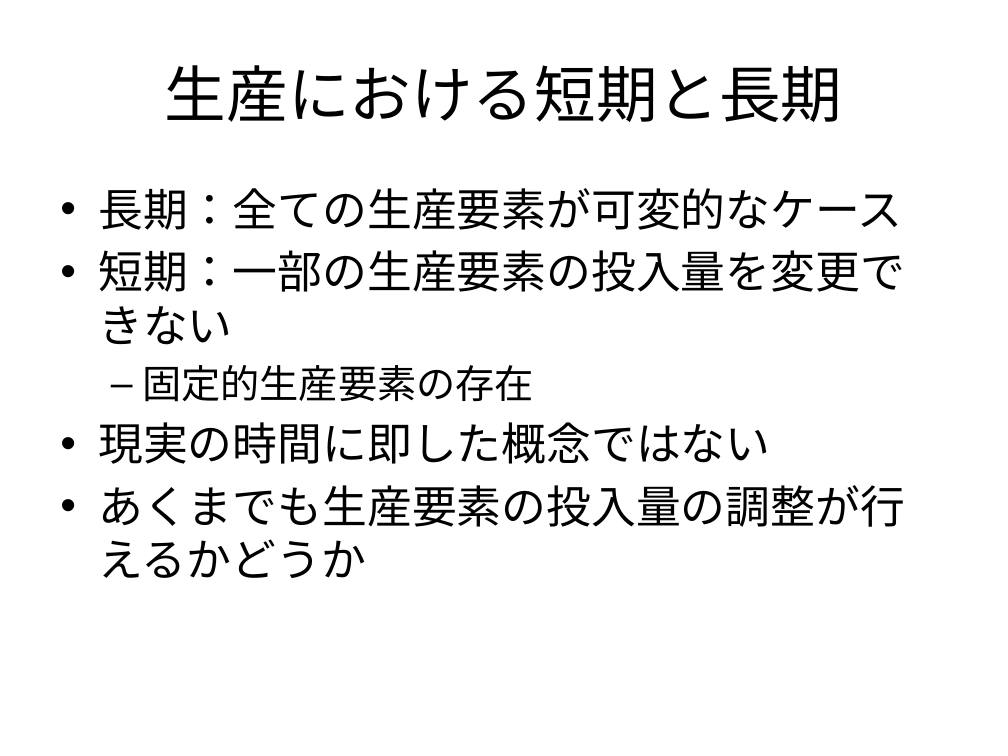
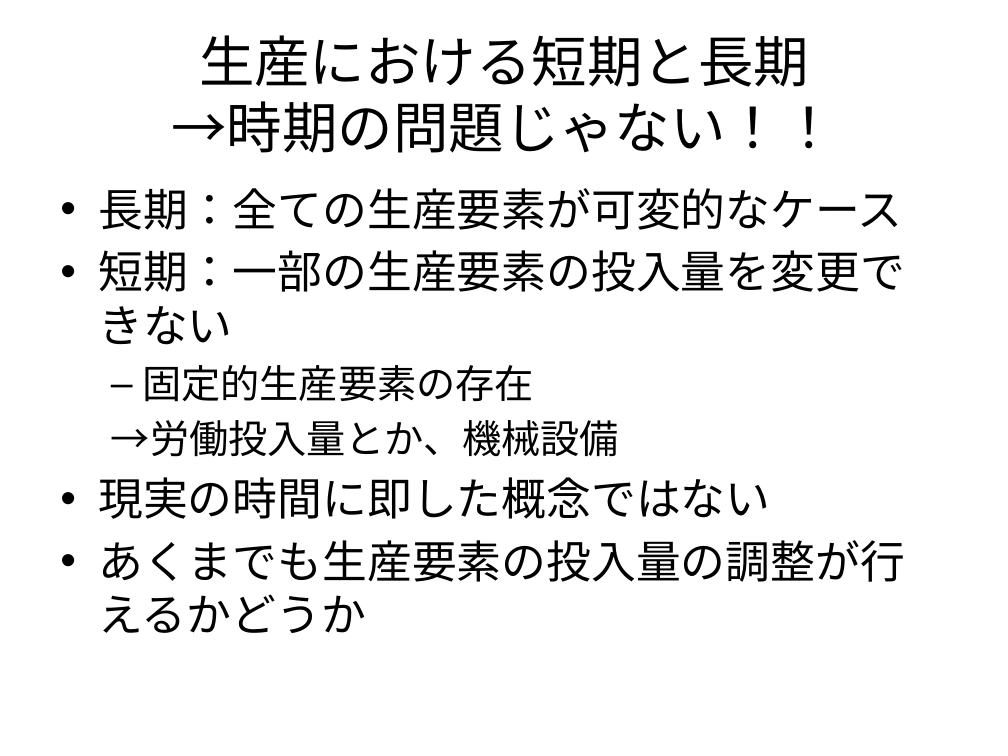
Before and after one commit to h0shihir0/Classes, a slide deck: slide 17 of Economics2/0606Lecture3.pptx. Drawn at 1008x756 pixels with LibreOffice and Linux fonts; fonts in the diff are those of the drawing. Boxes give left, top, right and bottom in pixels: in the first picture for what was removed or moved away, otherwise in the second. Text is boxed around its words. In the diff, an @@ line names an element or a change of style, - is before the commit and + after.

```diff
--- a/Economics2/0606Lecture3.pptx
+++ b/Economics2/0606Lecture3.pptx
@@ title at <box>171,35,836,153</box>: text changed; size 44 to 39.6 pt @@
-生産における短期と長期
+生産における短期と長期
+→時期の問題じゃない！！
@@ text at <box>111,420,619,457</box>: paragraph added @@
+  →労働投入量とか、機械設備
```
Also in this commit, not shown: 7 other slides changed, 9 other files.
